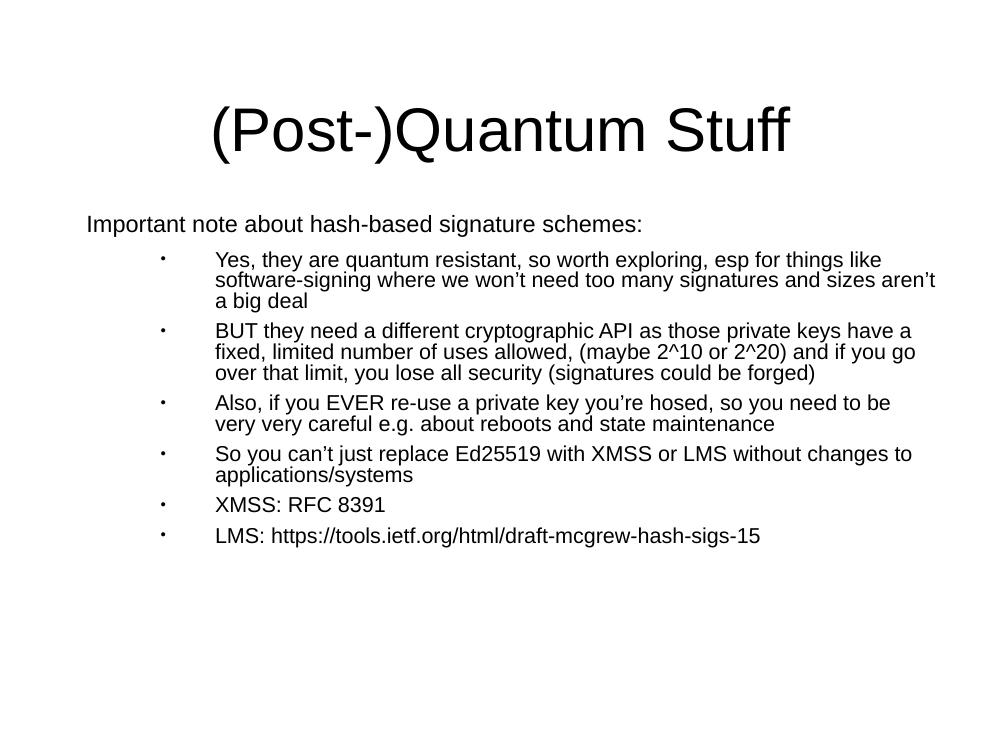
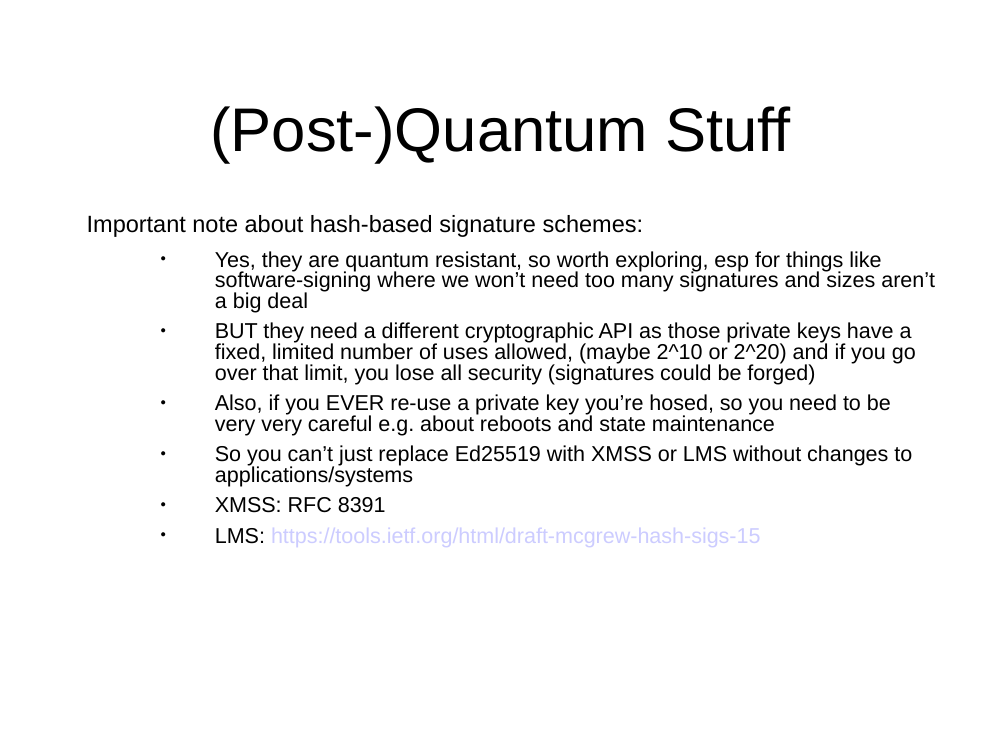
Before and after one commit to sftcd/cs7053, a slide deck: slide 159 of 2016lectures/03-crypto.ppt (slide 156 before the commit). Drawn at 1008x756 pixels with LibreOffice and Linux fonts; fonts in the diff are those of the drawing. Boxes give left, top, right and bottom in pixels: in the first picture for what was removed or moved away, otherwise in the second. Text is boxed around its words. In the diff, an @@ line names an element or a change of style, - is before the commit and + after.

```diff
--- a/2016lectures/03-crypto.ppt
+++ b/2016lectures/03-crypto.ppt
@@ text at box(215, 528, 761, 547): text colour #000000 to #CCCCFF in "https://tools.ietf.org/html/draft-mcgrew-hash-sigs-15" @@
```
Also in this commit, not shown: 81 other slides changed, 3 slides added, 1 other file.
